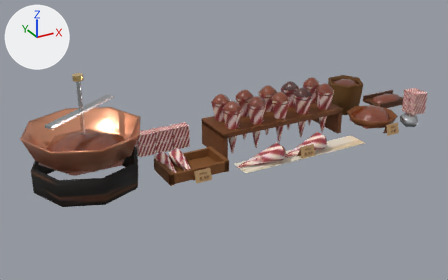
Renders of the glTF model site/public/models/prop_deco_mandeln.lite.glb from each side of a commit.
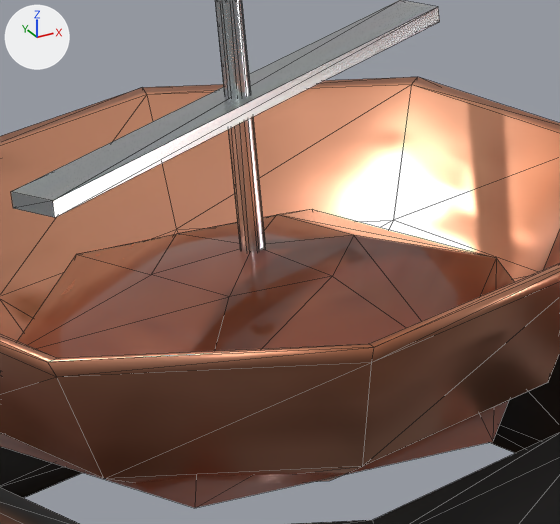
The first picture shows the older version from a 50 mm camera at (-1.297, -2.151, 1.129) aimed at (-0.115, -0.001, 0.054). The close-ups show the older and then the newer version on the part from 10% to 30% of the width and 34% to 64% of the height of that picture. Only the edits that show in the close-ups are written down. Arrows for +X, +Y and +Z are at upper left; the lights stay in place. The close-ups show mesh edges as thin lines. Where no turn or scale is listed for an object, it has been applied to the vertices. Vertices at exactly the same position are counted once.

The first close-up shows 'prop_deco_mandeln_static'.
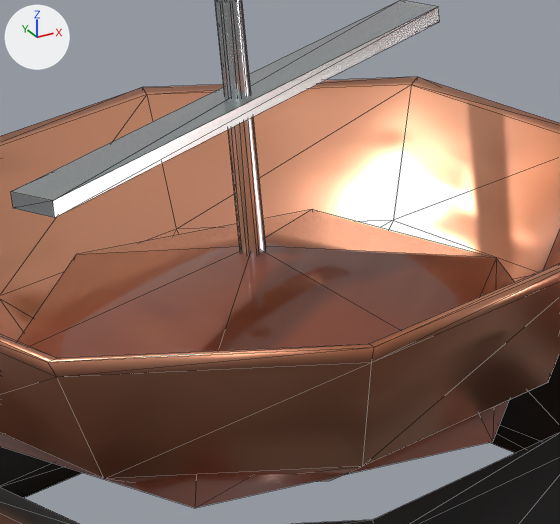
Location of each change, (x1, y1, x2, y2) in pixels of the close-ups (560 x 524 px):
```json
{"part": 1, "of": "me_prop_deco_mandeln_static", "change": "deleted", "before": [18, 210, 496, 358], "on screen": "brown"}
```

Scene script edits in JSON lines:
```json
{"block": "me_prop_deco_mandeln_static", "where": "# used by ob_prop_deco_mandeln_static; location = (0.039, -0.0023, 0.2196)"}
{"op": "remove", "block": "me_prop_deco_mandeln_static", "code": "me_prop_deco_mandeln_static.from_pydata(...)  # 520 vertices, 805 faces; spans x -0.99..0.99, y -0.23..0.23, z -0.22..0.22"}
{"op": "add", "block": "me_prop_deco_mandeln_static", "code": "me_prop_deco_mandeln_static.from_pydata(...)  # 489 vertices, 743 faces; spans x -0.99..0.99, y -0.23..0.23, z -0.22..0.22"}
{"block": "me_prop_deco_mandeln_static", "change": "me_prop_deco_mandeln_static part 1: 6 vertices removed from x -0.82..-0.7, y -0.05..0.06, z -0.02"}
{"block": "me_prop_deco_mandeln_static", "change": "other edits to the shape of me_prop_deco_mandeln_static do not show in these pictures"}
```
